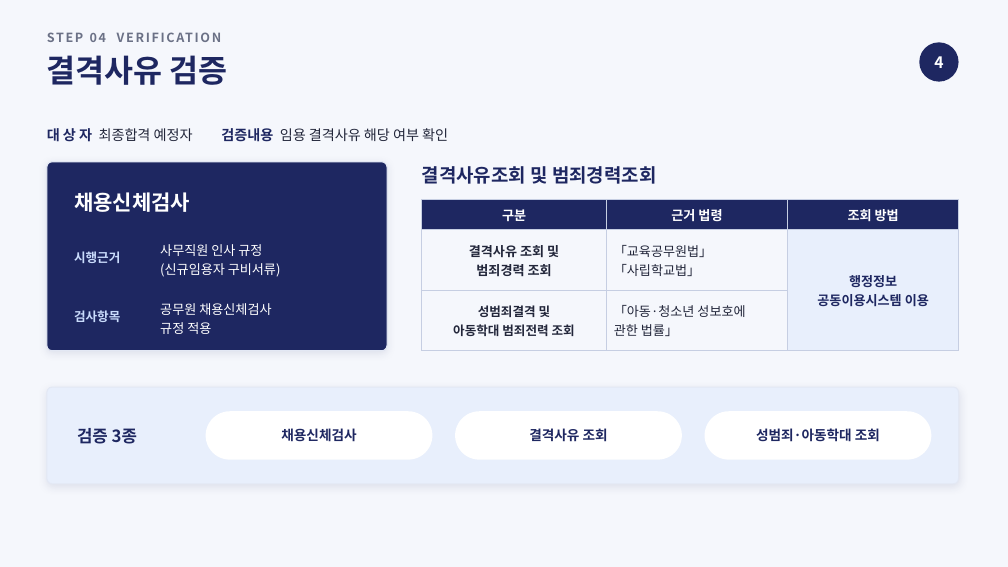
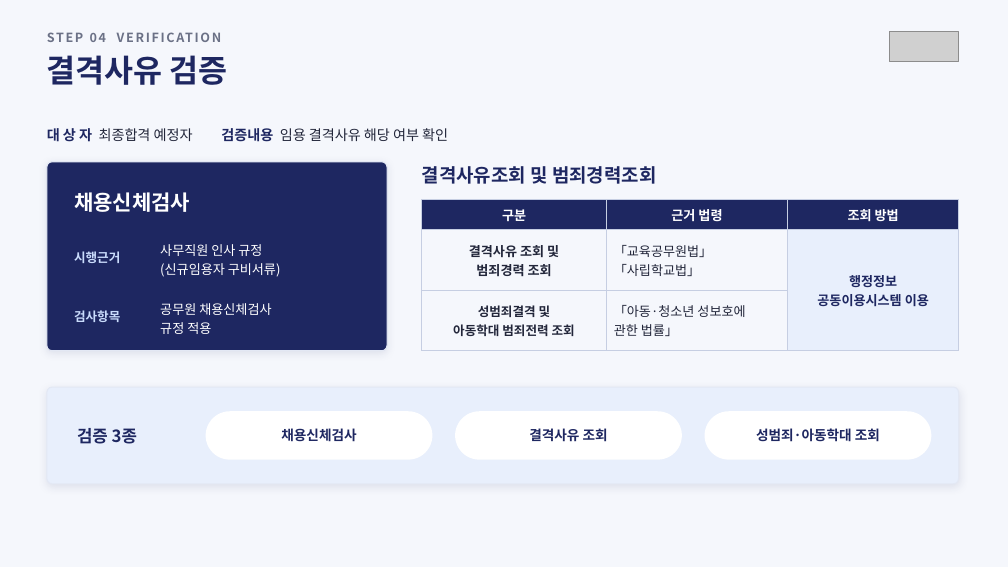
Before and after one commit to sogood459-max/miracle-guy, a slide deck: slide 9 of docs/2027년_사무직원_채용계획안_B_중앙워터마크.pptx. Drawn at 1008x567 pixels with LibreOffice and Linux fonts; fonts in the diff are those of the drawing; grey boxes stand for pictures. Boxes give left, top, right and bottom in pixels: in the first picture for what was removed or moved away, otherwise in the second. Text is boxed around its words. In the diff, an @@ line names an element or a change of style, - is before the commit and + after.

```diff
--- a/docs/2027년_사무직원_채용계획안_B_중앙워터마크.pptx
+++ b/docs/2027년_사무직원_채용계획안_B_중앙워터마크.pptx
@@ picture added at [889,32,959,61] @@
@@ ellipse removed at [920,42,959,82] @@
@@ text removed at [934,56,943,68] @@
-4
```
Also in this commit, not shown: 9 other slides changed, 2 other files.
